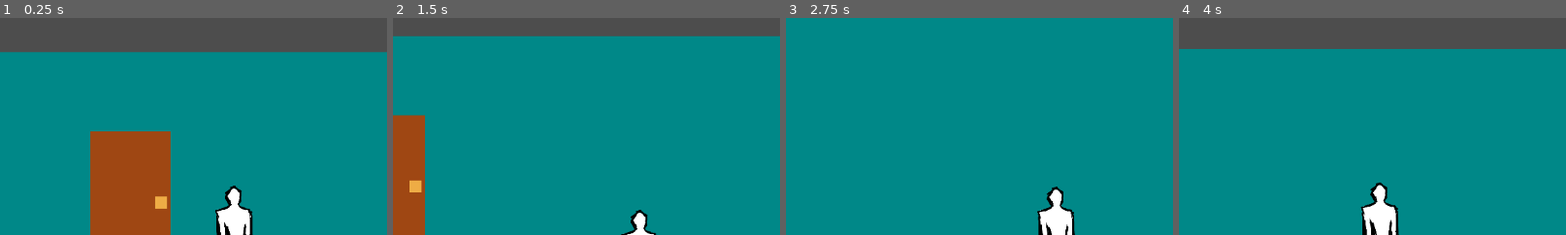
Above: before the commit, frames 1-4 (left to right).
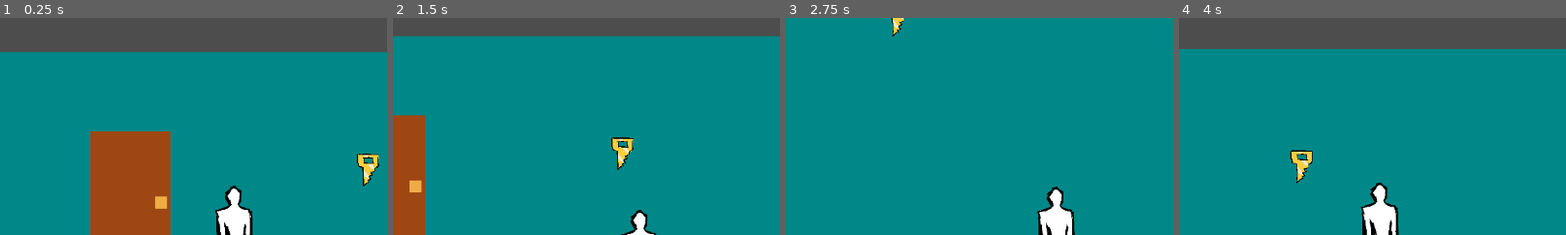
Above: after the commit, the same moments.

Repository: ThiagoAndradeFerraz/Prototype2024
Game: Godot game, scene res://levels/tests/test1.tscn
Same seed, same stepped clock (60 frames per second), same inputs: the game is played once before the commit and once after it. The project has no main scene, so this scene is started directly.
Inputs:
- Up to frame 1 (0.25 s): no input
- Up to frame 2 (1.5 s): tap Enter at 0.5 s; hold D (move_right) 0.53-1.28 s; tap E (action) at 0.6, 1.35 s; hold S (move_down) from 1.28 s (still down)
- Up to frame 3 (2.75 s): release S (move_down) at 2.03 s; hold D (move_right) from 2.03 s (still down); tap E (action) at 2.1 s
- Up to frame 4 (4 s): release D (move_right) at 2.78 s; hold W (move_up) 2.78-3.53 s; tap E (action) at 2.85, 3.6 s; hold A (move_left) from 3.53 s (still down)
The pictures show only the part of the screen within x 19-69%, y 0-50%; the shares and areas given below are measured in that part.

The runs differ from the first frame. In frame 1, 0.5% of the frame differs, in the area x 92-98%, y 62-78%; in frame 2, 0.5%; in frame 3, 0.2%; in frame 4, 0.5%, in the area x 28-35%, y 60-77%.

Commit message:
pegando objeto e colocando no inventario

Diff:
--- a/UI/Inventory/scripts/inventory_ui.gd
+++ b/UI/Inventory/scripts/inventory_ui.gd
@@ -1,6 +1,7 @@
 extends CanvasLayer
 
 func _ready():
+
 	visible = false
 
 func _unhandled_input(event):
@@ -12,7 +13,12 @@
 
 func show_inventory():
 
+	# TODO: precisa impedir que o jogador ande enquanto estiver aberto
 
-
+	'''
+	TODO:
+		* carregar dados do inventário
+		* impedir que o jogador ande enquanto estiver com o inventario aberto
+	'''
 
 	visible = not visible
--- /dev/null
+++ b/entities/collectibles/collectible.gd
@@ -0,0 +1,12 @@
+extends Node
+
+@export var item_data : InventoryItem
+
+func add_to_inventory() -> void:
+
+	InventoryManager.add_item(item_data)
+	queue_free()
+
+func _on_interactible_handler_player_interacted():
+
+	add_to_inventory()
--- /dev/null
+++ b/entities/collectibles/collectible.tscn
@@ -0,0 +1,11 @@
+[gd_scene load_steps=3 format=3 uid="uid://b8v8jmo0n3tsp"]
+
+[ext_resource type="PackedScene" uid="uid://cbrl12vom11n7" path="res://composition/interactible/interactible_handler.tscn" id="1_4xrr8"]
+[ext_resource type="Texture2D" uid="uid://t7euqv4u5ah4" path="res://entities/collectibles/sprites/key1_world.png" id="2_u8ytw"]
+
+[node name="Collectible" type="StaticBody2D"]
+
+[node name="InteractibleHandler" parent="." instance=ExtResource("1_4xrr8")]
+
+[node name="Sprite2D" type="Sprite2D" parent="."]
+texture = ExtResource("2_u8ytw")
--- /dev/null
+++ b/entities/collectibles/key1/key_1.tscn
@@ -0,0 +1,25 @@
+[gd_scene load_steps=6 format=3 uid="uid://ql3sbkwqa520"]
+
+[ext_resource type="Script" path="res://entities/collectibles/collectible.gd" id="1_1cqck"]
+[ext_resource type="Resource" uid="uid://bocevla07e1l4" path="res://entities/collectibles/sprites/key1.tres" id="2_6khi7"]
+[ext_resource type="PackedScene" uid="uid://cbrl12vom11n7" path="res://composition/interactible/interactible_handler.tscn" id="3_fbmev"]
+[ext_resource type="Texture2D" uid="uid://t7euqv4u5ah4" path="res://entities/collectibles/sprites/key1_world.png" id="4_2kub3"]
+
+[sub_resource type="RectangleShape2D" id="RectangleShape2D_cke65"]
+size = Vector2(34, 49)
+
+[node name="key1" type="Node2D"]
+script = ExtResource("1_1cqck")
+item_data = ExtResource("2_6khi7")
+
+[node name="InteractibleHandler" parent="." instance=ExtResource("3_fbmev")]
+
+[node name="CollisionShape2D" type="CollisionShape2D" parent="InteractibleHandler"]
+position = Vector2(-1, -1.5)
+shape = SubResource("RectangleShape2D_cke65")
+
+[node name="Sprite2D" type="Sprite2D" parent="."]
+scale = Vector2(0.205357, 0.205357)
+texture = ExtResource("4_2kub3")
+
+[connection signal="player_interacted" from="InteractibleHandler" to="." method="_on_interactible_handler_player_interacted"]
--- /dev/null
+++ b/entities/collectibles/sprites/key1.tres
@@ -0,0 +1,11 @@
+[gd_resource type="Resource" script_class="InventoryItem" load_steps=4 format=3 uid="uid://bocevla07e1l4"]
+
+[ext_resource type="Script" path="res://entities/inventory/inventory_item.gd" id="1_32waf"]
+[ext_resource type="Texture2D" uid="uid://dinur4w1d1i8s" path="res://entities/collectibles/sprites/key1_inv.png" id="1_dbfqp"]
+[ext_resource type="Texture2D" uid="uid://t7euqv4u5ah4" path="res://entities/collectibles/sprites/key1_world.png" id="3_8adxa"]
+
+[resource]
+script = ExtResource("1_32waf")
+name = "Chave"
+world_sprite = ExtResource("3_8adxa")
+inventory_icon = ExtResource("1_dbfqp")
--- /dev/null
+++ b/entities/inventory/inventory_item.gd
@@ -0,0 +1,6 @@
+extends Resource
+
+class_name InventoryItem
+
+@export var name : String
+@export var inventory_icon : Texture2D
--- /dev/null
+++ b/entities/inventory/inventory_manager.gd
@@ -0,0 +1,9 @@
+extends Node
+
+class_name InvManager
+
+var inventory : Array[InventoryItem]
+
+func add_item(item : InventoryItem) -> void:
+    inventory.append(item)
+    print("adicionou aaa")
--- a/levels/tests/test1.tscn
+++ b/levels/tests/test1.tscn
@@ -1,6 +1,7 @@
-[gd_scene load_steps=3 format=3 uid="uid://bobra2wgp1ay2"]
+[gd_scene load_steps=4 format=3 uid="uid://bobra2wgp1ay2"]
 
 [ext_resource type="PackedScene" uid="uid://gmajxo6xnsp7" path="res://entities/player/player.tscn" id="1_tfhi3"]
+[ext_resource type="PackedScene" uid="uid://ql3sbkwqa520" path="res://entities/collectibles/key1/key_1.tscn" id="2_e6osf"]
 [ext_resource type="PackedScene" uid="uid://4cu0bhafaefa" path="res://entities/door/door.tscn" id="2_uvjts"]
 
 [node name="Test1" type="Node"]
@@ -16,5 +17,8 @@
 position = Vector2(41, 28)
 target_level = "test2"
 
+[node name="key1" parent="." instance=ExtResource("2_e6osf")]
+position = Vector2(454, 87)
+
 [node name="Player" parent="." instance=ExtResource("1_tfhi3")]
 position = Vector2(262, 183)
--- a/project.godot
+++ b/project.godot
@@ -18,6 +18,7 @@
 
 PauseMenu="*res://UI/Pause/pause_menu.tscn"
 InventoryUi="*res://UI/Inventory/inventory_ui.tscn"
+InventoryManager="*res://entities/inventory/inventory_manager.gd"
 
 [input]
 
--- /dev/null
+++ b/resources/InventoryRes.tres
@@ -0,0 +1,3 @@
+[gd_resource type="Resource" format=3 uid="uid://cp2ydhu6wmqpv"]
+
+[resource]
Binary file added: entities/collectibles/sprites/key1_inv.png
Not shown, added: entities/collectibles/sprites/key1_inv.png.import
Binary file added: entities/collectibles/sprites/key1_world.png
Not shown, added: entities/collectibles/sprites/key1_world.png.import
